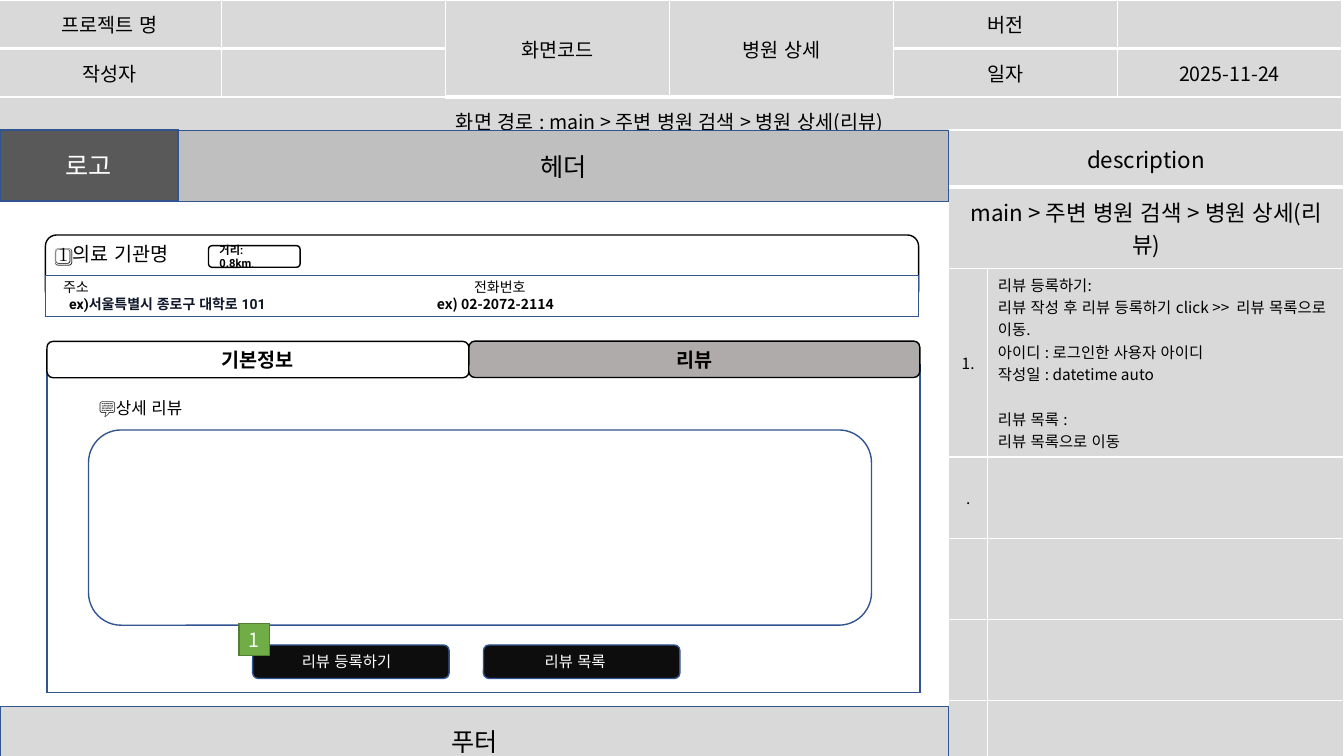
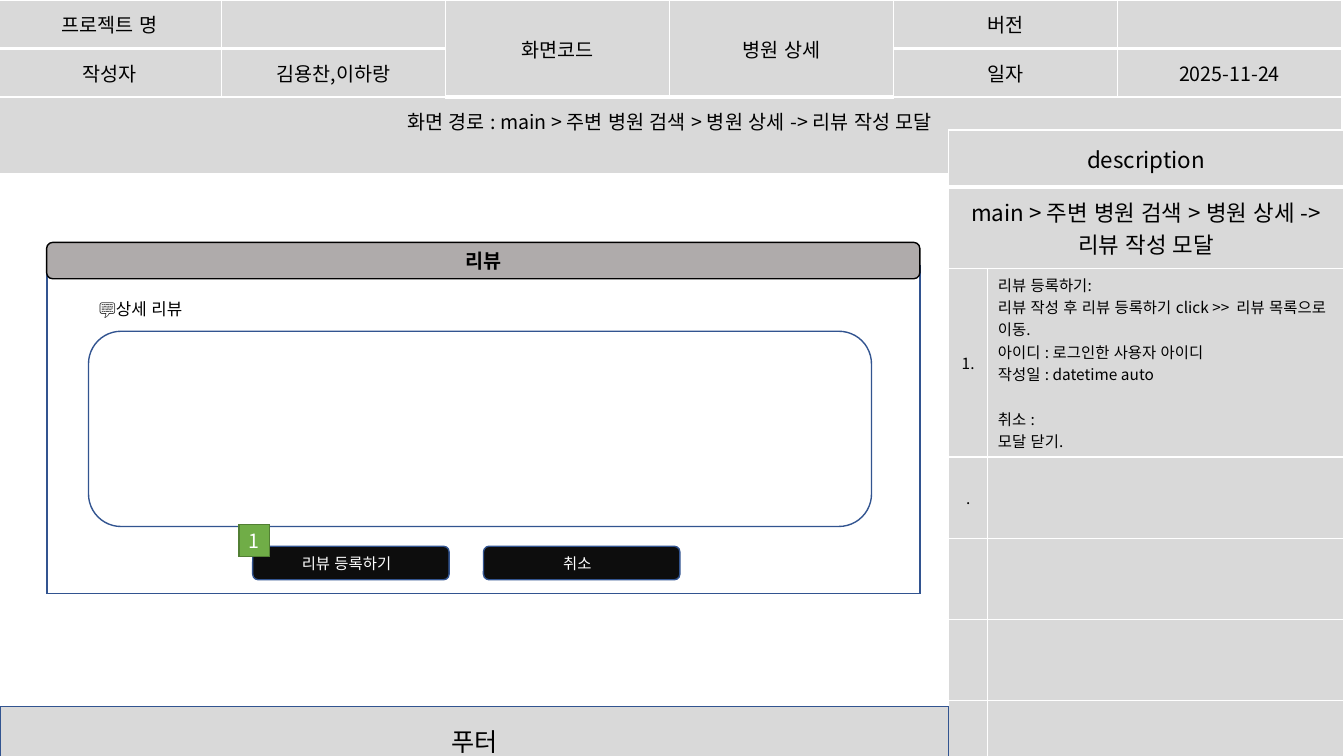
Before and after one commit to imyongchan/source, a slide deck: slide 46 of 종합기획/종합/스토리보드_종합중.pptx (slide 47 before the commit). Drawn at 1344x756 pixels with LibreOffice and Linux fonts; fonts in the diff are those of the drawing. Boxes give left, top, right and bottom in pixels: in the first picture for what was removed or moved away, otherwise in the second. Text is boxed around its words. In the diff, an @@ line names an element or a change of style, - is before the commit and + after.

```diff
--- a/종합기획/종합/스토리보드_종합중.pptx
+++ b/종합기획/종합/스토리보드_종합중.pptx
@@ table at (0, 0, 1341, 153) @@
-row 2, column 2: 
+row 2, column 2: 김용찬,이하랑
-row 3, column 1: 화면 경로 : main > 주변 병원 검색 > 병원 상세(리뷰)
+row 3, column 1: 화면 경로 : main > 주변 병원 검색 > 병원 상세 -> 리뷰 작성 모달
@@ rectangle removed at (0, 130, 178, 201) @@
-로고
@@ rectangle removed at (178, 131, 949, 202) @@
-헤더
@@ table at (949, 130, 1344, 756) @@
-row 2, column 1: main > 주변 병원 검색 > 병원 상세(리뷰)
+row 2, column 1: main > 주변 병원 검색 > 병원 상세 -> 리뷰 작성 모달
-row 3, column 2: 리뷰 등록하기: / 리뷰 작성 후 리뷰 등록하기 click >> 리뷰 목록으로 이동. / 아이디 : 로그인한 사용자 아이디 / 작성일 : datetime auto / 리뷰 목록 : / 리뷰 목록으로 이동
+row 3, column 2: 리뷰 등록하기: / 리뷰 작성 후 리뷰 등록하기 click >> 리뷰 목록으로 이동. / 아이디 : 로그인한 사용자 아이디 / 작성일 : datetime auto / 취소 : / 모달 닫기.
@@ rounded rectangle removed at (45, 235, 919, 302) @@
-1️⃣ 의료 기관명
@@ rounded rectangle "리뷰": place and size @@
-rounded rectangle "리뷰" at (469, 341, 920, 377)
+rounded rectangle "리뷰" at (46, 243, 920, 279)
@@ rounded rectangle removed at (209, 246, 300, 268) @@
-거리: 0.8km.
@@ rectangle removed at (45, 275, 919, 317) @@
-주소 전화번호
-ex)서울특별시 종로구 대학로 101 ex) 02-2072-2114
@@ rounded rectangle removed at (47, 342, 470, 378) @@
-기본정보
@@ 3 rounded rectangles, 2 rectangles: place and size @@
-3 rounded rectangles, 2 rectangles at (47, 364, 921, 693)
+3 rounded rectangles, 2 rectangles at (47, 265, 921, 594)
@@ text in rounded rectangle at (563, 556, 591, 571): text changed @@
-리뷰 목록
+취소
```
Also in this commit, not shown: 25 other slides changed, 1 slide removed.
